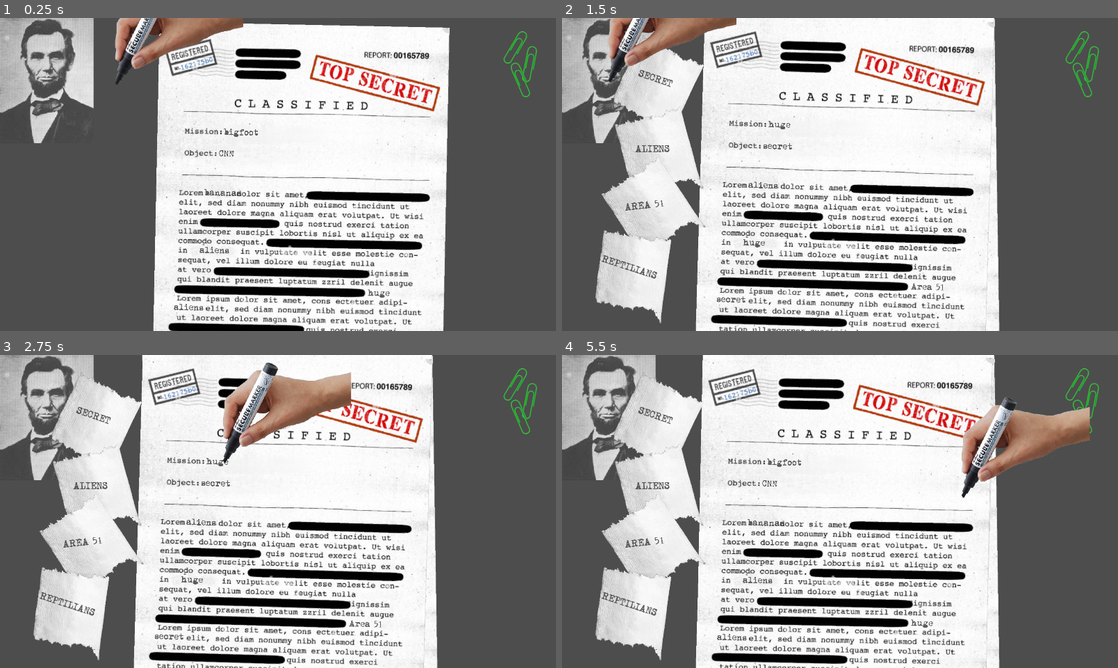
Above: before the commit, frames 1-4 (two rows, left to right).
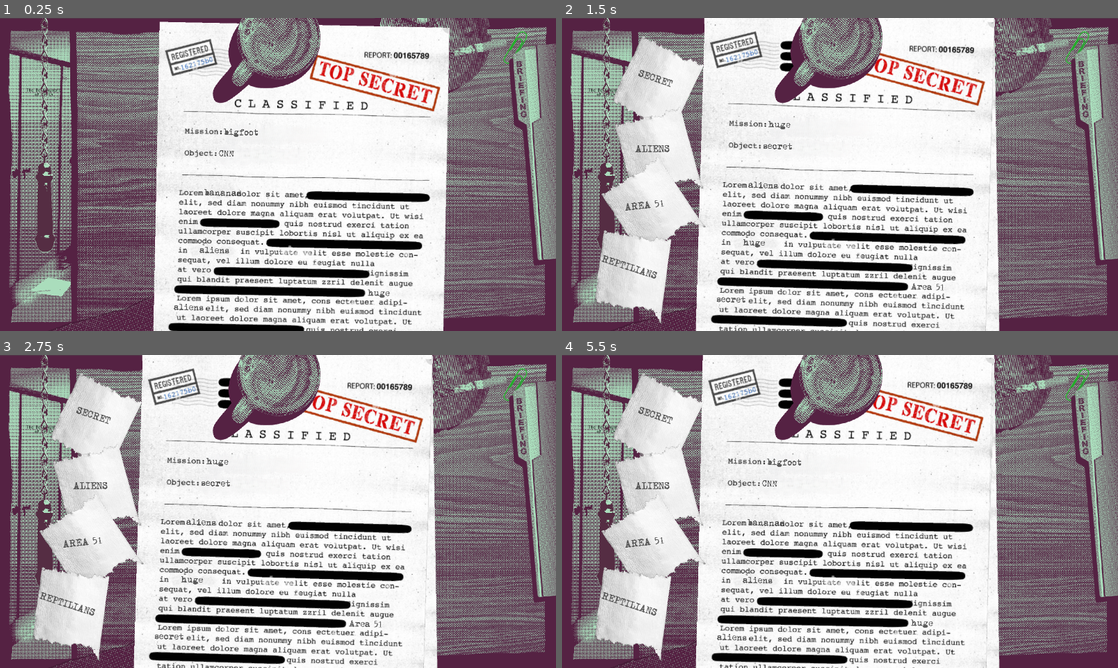
Above: after the commit, the same moments.

Repository: dx0ne/komiksjam2026
Game: Godot game, scene res://game.tscn
Two runs of this game, one before a commit and one after it. Both use one fixed random seed, a clock stepped at 60 frames per second and the inputs below.
Inputs (mouse positions are in pixels of both pictures, inside the frame that each line leads up to; where the layout moved, square brackets give the same spot in the first picture):
- Up to frame 1 (0.25 s): no input
- Up to frame 2 (1.5 s): click (784, 124) at 0.52 s; click (606, 105) [606, 80] at 1.25 s
- Up to frame 3 (2.75 s): click (222, 461) at 2.02 s
- Up to frame 4 (5.5 s): click (606, 442) [606, 417] at 2.75 s; click (784, 461) at 3.52 s; click (606, 442) [606, 417] at 4.25 s; tap Enter at 5 s; move the mouse to (962, 495) at 5.02 s; hold Space (next_document) from 5.03 s (still down); click (962, 495) at 5.17 s

The runs differ from the first frame. In frame 1, 47% of the frame differs, in the area x 0-100%, y 0-100%; in frame 2, 36%; in frame 3, 37%; in frame 4, 37%.
Error in both runs: Out of bounds set index '-1' (on base: 'PackedColorArray') (res://lines.gd:34)

Commit message:
tlo, ramka, reka, reka z zegarkiem, kawa, popielniczka, teczka, sploczka,

Diff:
--- a/potty-secret/game.tscn
+++ b/potty-secret/game.tscn
@@ -2,12 +2,35 @@
 
 [ext_resource type="PackedScene" uid="uid://bcjerb5lw5qt3" path="res://paper.tscn" id="1_80nbo"]
 [ext_resource type="Script" uid="uid://dl7j6u4gf2v17" path="res://game.gd" id="1_e2o6t"]
+[ext_resource type="Texture2D" uid="uid://wrwjn0h24j63" path="res://art/Tlo.png" id="2_j5wjh"]
 [ext_resource type="PackedScene" uid="uid://be4ckl5tcikud" path="res://item_draggable.tscn" id="3_feb5d"]
-[ext_resource type="Texture2D" uid="uid://bcjt8jc1hyu5k" path="res://art/photo_temp.png" id="4_7jktm"]
+[ext_resource type="Texture2D" uid="uid://tcmybbyf7j66" path="res://art/Ramka.png" id="3_vef74"]
+[ext_resource type="Texture2D" uid="uid://c8k6jmxo282dx" path="res://art/Reka_Zegar.png" id="4_hve3p"]
 [ext_resource type="PackedScene" uid="uid://coi6b8h5bhedp" path="res://marker.tscn" id="5_7jktm"]
+[ext_resource type="Texture2D" uid="uid://bief28573rrj" path="res://art/Popielniczka.png" id="5_hve3p"]
+[ext_resource type="Texture2D" uid="uid://cnbgimlststlu" path="res://art/Sploczka.png" id="7_mfdv2"]
+[ext_resource type="Texture2D" uid="uid://dagpvtcydeuhe" path="res://art/Kawa.png" id="10_mfdv2"]
+[ext_resource type="Texture2D" uid="uid://cbcpw01pxgmrv" path="res://art/Teczka.png" id="11_iotsf"]
+[ext_resource type="Texture2D" uid="uid://cp1x1d73s6y2f" path="res://art/Teczka2.png" id="12_lc2xo"]
 
 [node name="RootNode" type="Node2D" unique_id=532590790]
 script = ExtResource("1_e2o6t")
+
+[node name="Tlo" type="Sprite2D" parent="." unique_id=1560310654]
+position = Vector2(960, 541)
+texture = ExtResource("2_j5wjh")
+
+[node name="Ramka" type="Sprite2D" parent="." unique_id=1743869147]
+position = Vector2(960, 541)
+texture = ExtResource("3_vef74")
+
+[node name="RekaZegar" type="Sprite2D" parent="." unique_id=1667004532]
+position = Vector2(608, 1168)
+texture = ExtResource("4_hve3p")
+
+[node name="Popielniczka" type="Sprite2D" parent="." unique_id=653389244]
+position = Vector2(1514, 70)
+texture = ExtResource("5_hve3p")
 
 [node name="papers_container" type="Node2D" parent="." unique_id=2081387175]
 unique_name_in_owner = true
@@ -30,16 +53,31 @@
 
 [node name="gimme_toilet_btn" type="TextureButton" parent="." unique_id=1318594853]
 unique_name_in_owner = true
-offset_right = 40.0
-offset_bottom = 40.0
-texture_normal = ExtResource("4_7jktm")
+offset_left = 120.0
+offset_top = -208.0
+offset_right = 192.0
+offset_bottom = 810.0
+texture_normal = ExtResource("7_mfdv2")
 
 [node name="toilet_msgs_container" type="Node2D" parent="." unique_id=1395577949]
 unique_name_in_owner = true
 position = Vector2(277, 0)
 
 [node name="marker_Node2D" parent="." unique_id=1371813690 instance=ExtResource("5_7jktm")]
+visible = false
 position = Vector2(-23, 9)
+
+[node name="Kawa" type="Sprite2D" parent="." unique_id=2041212742]
+position = Vector2(921, 107)
+texture = ExtResource("10_mfdv2")
+
+[node name="Teczka" type="Sprite2D" parent="." unique_id=1944249299]
+position = Vector2(1901, 466)
+texture = ExtResource("11_iotsf")
+
+[node name="Teczka2" type="Sprite2D" parent="." unique_id=295684005]
+position = Vector2(1939, 457)
+texture = ExtResource("12_lc2xo")
 
 [connection signal="draw" from="." to="." method="_on_draw"]
 [connection signal="ready" from="." to="." method="_on_ready"]
--- a/potty-secret/marker.tscn
+++ b/potty-secret/marker.tscn
@@ -1,9 +1,11 @@
 [gd_scene format=3 uid="uid://coi6b8h5bhedp"]
 
-[ext_resource type="Texture2D" uid="uid://dchs1suqdkdj1" path="res://art/hand_marker.png" id="1_f37rb"]
+[ext_resource type="Texture2D" uid="uid://dogcrqm4rj3cd" path="res://art/Reka_Marker.png" id="1_f37rb"]
 
 [node name="Node2D" type="Node2D" unique_id=1371813690]
 
 [node name="Sprite2D" type="Sprite2D" parent="." unique_id=1581837471]
-position = Vector2(179, -160)
+position = Vector2(-2, 0)
+rotation = 0.7815154
 texture = ExtResource("1_f37rb")
+offset = Vector2(877, 103)
--- a/potty-secret/project.godot
+++ b/potty-secret/project.godot
@@ -23,7 +23,6 @@
 
 window/size/viewport_width=1920
 window/size/viewport_height=1080
-window/size/mode=3
 window/stretch/mode="canvas_items"
 window/stretch/scale_mode="integer"
 
@@ -72,4 +71,5 @@
 
 textures/canvas_textures/default_texture_filter=0
 rendering_device/driver.windows="d3d12"
+renderer/rendering_method="gl_compatibility"
 2d/snap/snap_2d_transforms_to_pixel=true
Binary file added: potty-secret/art/Kawa.png
Not shown, added: potty-secret/art/Kawa.png.import
Binary file added: potty-secret/art/Popielniczka.png
Not shown, added: potty-secret/art/Popielniczka.png.import
Binary file added: potty-secret/art/Ramka.png
Not shown, added: potty-secret/art/Ramka.png.import
Binary file added: potty-secret/art/Reka_Marker.png
Not shown, added: potty-secret/art/Reka_Marker.png.import
Binary file added: potty-secret/art/Reka_Zegar.png
Not shown, added: potty-secret/art/Reka_Zegar.png.import
Binary file added: potty-secret/art/Sploczka.png
Not shown, added: potty-secret/art/Sploczka.png.import
(and 6 more such lines)
